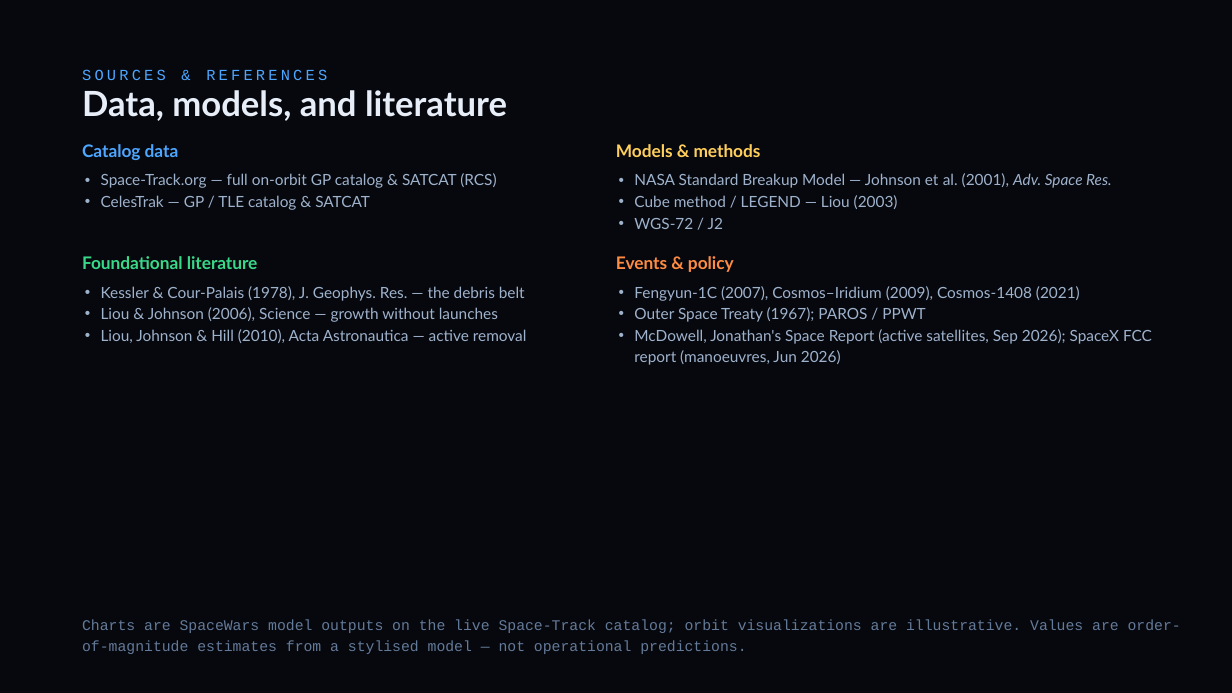
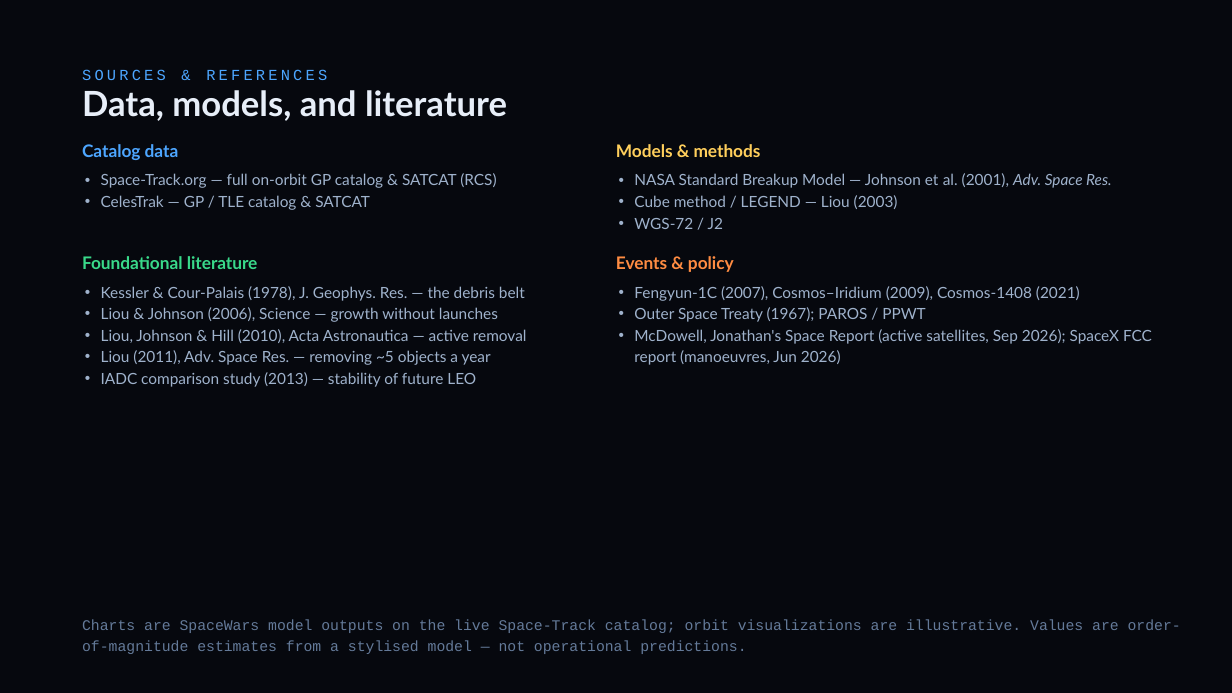
Before and after one commit to TimKadyrov/DebrisCascade, a slide deck: slide 24 of Barrel of Nails — Kessler Study.pptx. Drawn at 1232x693 pixels with LibreOffice and Linux fonts; fonts in the diff are those of the drawing. Boxes give left, top, right and bottom in pixels: in the first picture for what was removed or moved away, otherwise in the second. Text is boxed around its words. In the diff, an @@ line names an element or a change of style, - is before the commit and + after.

```diff
--- a/Barrel of Nails — Kessler Study.pptx
+++ b/Barrel of Nails — Kessler Study.pptx
@@ text at (x1=101, y1=350, x2=491, y2=387): paragraphs added @@
+• Liou (2011), Adv. Space Res. — removing ~5 objects a year
+• IADC comparison study (2013) — stability of future LEO
```
Also in this commit, not shown: 2 other slides changed, 1 other file.
